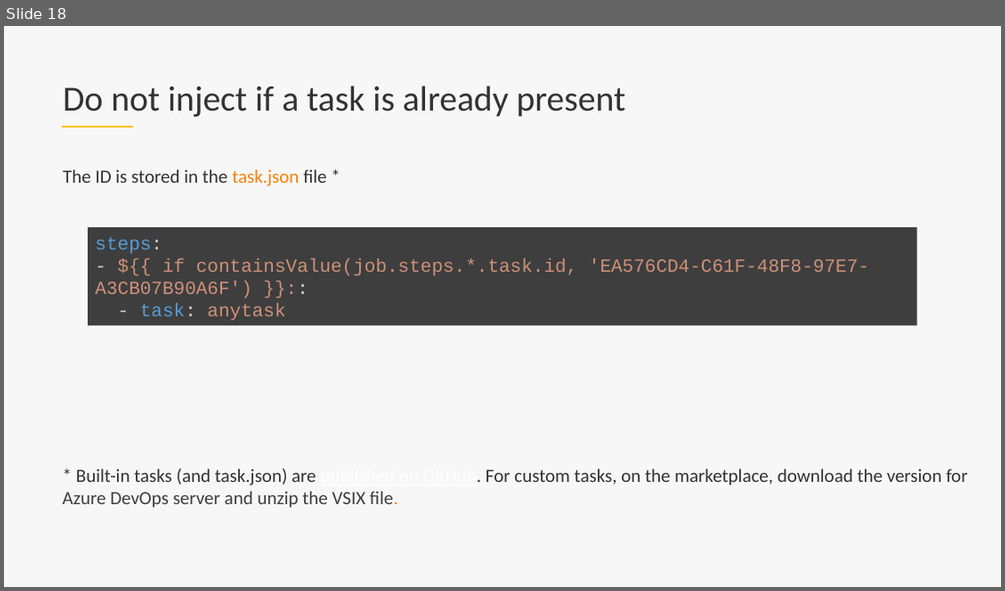
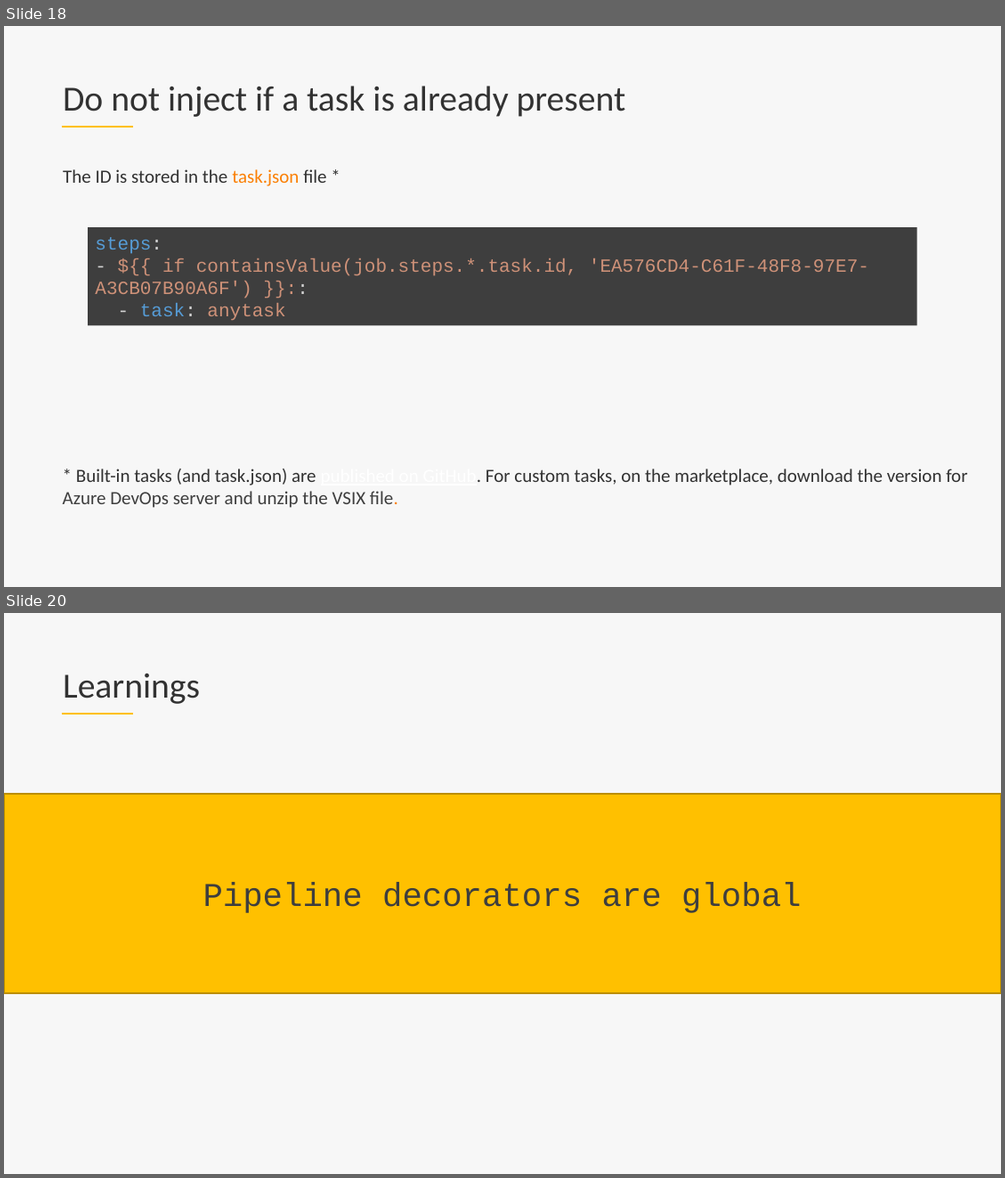
Before and after one commit to lgmorand/azure-devops-pipeline-decorators, a slide deck: presentation/Azure DevOps - pipeline decorators.pptx. Shown one above the other, each under a label of ours: slide 18 before the commit, slides 18 and 20 after it; the slides between them are not shown. The pictures are 1005x591 and 1005x1178 pixels, drawn with LibreOffice and Linux fonts; fonts in the diff are those of the drawing; background and template pictures are left out. Boxes give left, top, right and bottom in pixels: in the first picture for what was removed or moved away, otherwise in the second. Text is boxed around its words. In the diff, an @@ line names an element or a change of style, - is before the commit and + after.

```diff
--- a/presentation/Azure DevOps - pipeline decorators.pptx
+++ b/presentation/Azure DevOps - pipeline decorators.pptx
@@ slide 20 added at bbox=[4, 613, 1001, 1174], background #F7F7F7 @@
@@ title added at bbox=[63, 673, 200, 704], 34 pt, text #323232 @@
+Learnings
@@ line added from (62, 714) to (133, 714), #FFC000 2.25 pt @@
@@ rectangle added at bbox=[4, 794, 1001, 994], fill #FFC000, outline #BD8E00 1 pt, 32 pt, text #3E3E3E @@
+Pipeline decorators are global
```
Also in this commit, not shown: 3 slides changed, 12 other slides added, 6 slides removed.
